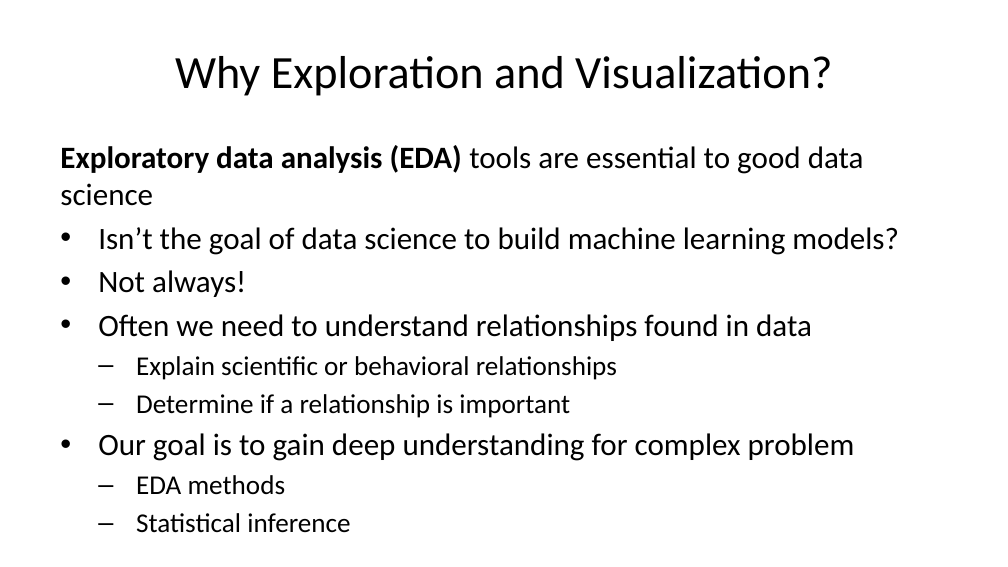
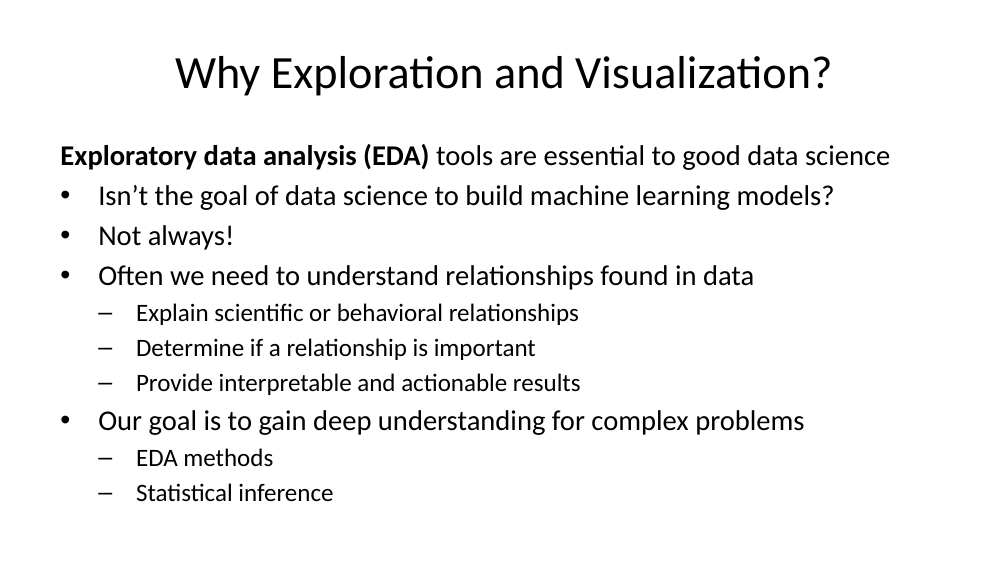
Before and after one commit to StephenElston/CSCI-E-83, a slide deck: slide 18 of LectureSlides/01_PreceptionForScientificVisualization.pptx. Drawn at 1008x567 pixels with LibreOffice and Linux fonts; fonts in the diff are those of the drawing. Boxes give left, top, right and bottom in pixels: in the first picture for what was removed or moved away, otherwise in the second. Text is boxed around its words. In the diff, an @@ line names an element or a change of style, - is before the commit and + after.

```diff
--- a/LectureSlides/01_PreceptionForScientificVisualization.pptx
+++ b/LectureSlides/01_PreceptionForScientificVisualization.pptx
@@ text at bbox=[60, 144, 890, 502]: size 22.2 to 20.4 pt in "Exploratory data analysis (EDA) tools are essential ...", "Isn’t the goal of data science to ...", "Not always!", "Often we need to understand relationships found ..."; size 19.4 to 17.9 pt in "Explain scientific or behavioral relationships", "Determine if a relationship is important", "EDA methods", "Statistical inference" @@
@@ text at bbox=[98, 373, 804, 435]: text changed; size 22.2 to 20.4 pt @@
-• Our goal is to gain deep understanding for complex problem
+  – Provide interpretable and actionable results
+• Our goal is to gain deep understanding for complex problems
```
Also in this commit, not shown: 10 other slides changed, 1 slide added.
